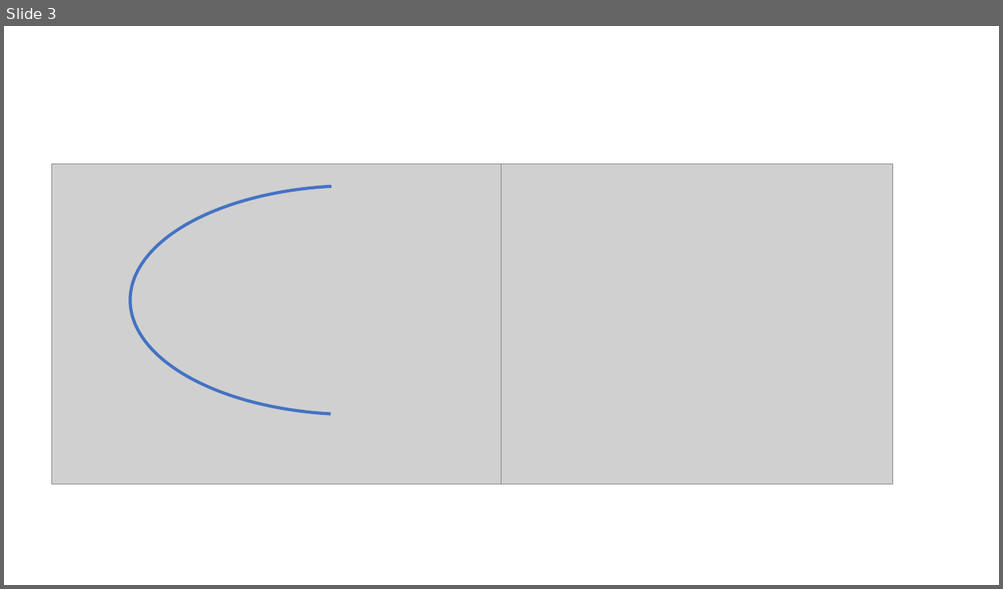
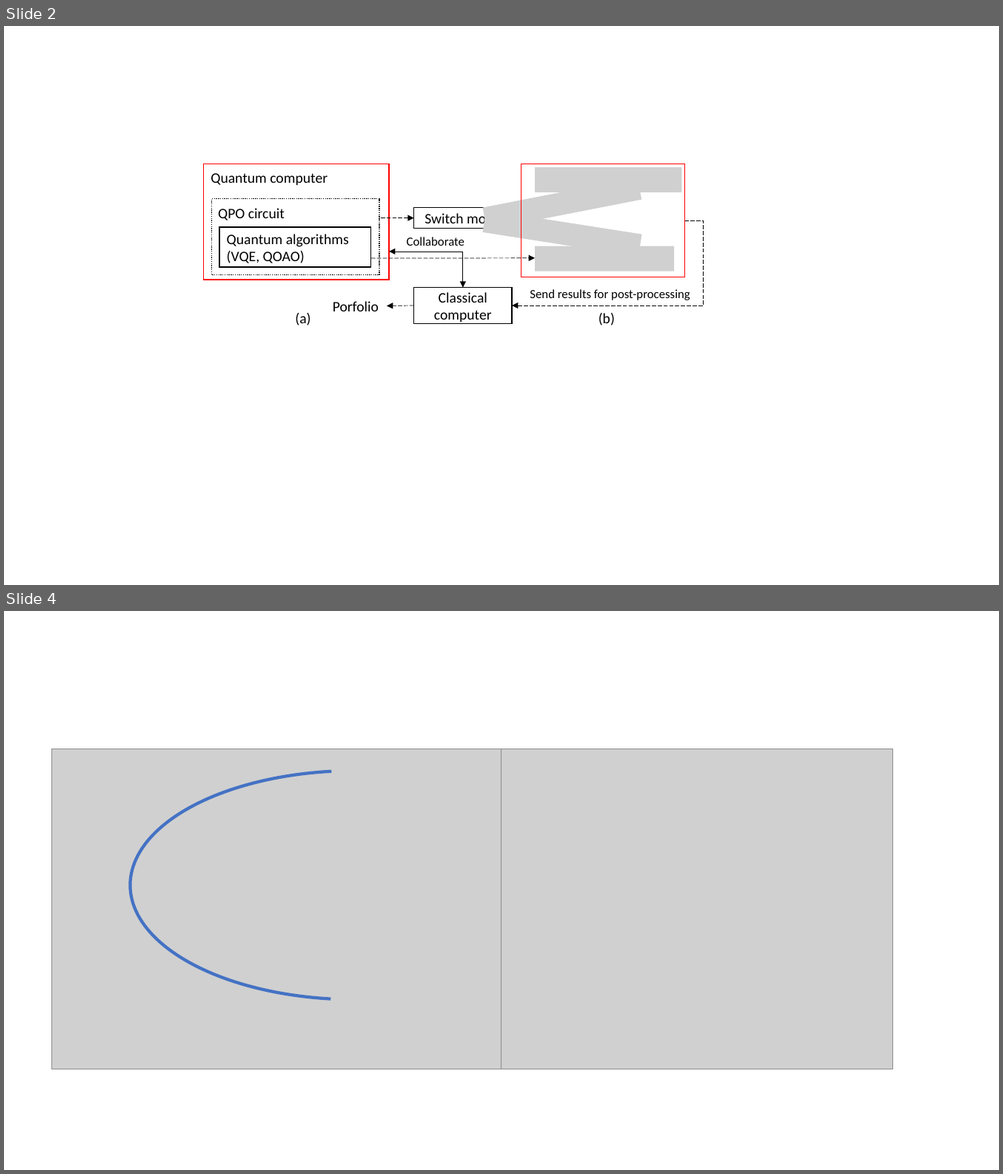
Before and after one commit to tulliavu/QPO, a slide deck: images/Presentation4.pptx. Shown one above the other, each under a label of ours: slide 3 before the commit, slides 2 and 4 after it; the slides between them are not shown. The pictures are 1003x589 and 1003x1174 pixels, drawn with LibreOffice and Linux fonts; fonts in the diff are those of the drawing; grey boxes stand for pictures. Boxes give left, top, right and bottom in pixels: in the first picture for what was removed or moved away, otherwise in the second. Text is boxed around its words. In the diff, an @@ line names an element or a change of style, - is before the commit and + after.

```diff
--- a/images/Presentation4.pptx
+++ b/images/Presentation4.pptx
@@ slide 2 added at (x1=4, y1=26, x2=999, y2=585), background #FFFFFF @@
@@ rectangle added at (x1=203, y1=164, x2=389, y2=281), fill #FFFFFF, outline #FF0000 1 pt @@
@@ text added at (x1=210, y1=173, x2=327, y2=185), 14 pt, text #000000 @@
+Quantum computer
@@ picture added at (x1=482, y1=178, x2=641, y2=230) @@
@@ rectangle added at (x1=521, y1=164, x2=686, y2=278), outline #FF0000 1 pt @@
@@ picture added at (x1=535, y1=168, x2=681, y2=193) @@
@@ rectangle added at (x1=211, y1=199, x2=379, y2=275), fill #FFFFFF, outline #000000 1 pt dashed @@
@@ curved arrow added from (512, 218) to (609, 192), #000000 0.5 pt dashed @@
@@ text added at (x1=218, y1=208, x2=284, y2=221), 14 pt, text #000000 @@
+QPO circuit
@@ arrow added from (381, 218) to (414, 218), #000000 0.5 pt dashed @@
@@ rectangle added at (x1=414, y1=208, x2=512, y2=229), fill #FFFFFF, outline #000000 1 pt, 14 pt, text #000000 @@
+Switch mode
@@ picture added at (x1=482, y1=210, x2=641, y2=257) @@
@@ curved arrow added from (512, 218) to (605, 246), #000000 0.5 pt dashed @@
@@ elbow arrow added from (685, 221) to (512, 306), #000000 0.5 pt dashed @@
@@ rectangle added at (x1=219, y1=227, x2=371, y2=268), fill #FFFFFF, outline #000000 1 pt, 14 pt, text #000000 @@
+Quantum algorithms
+(VQE, QOAO)
@@ text added at (x1=407, y1=237, x2=464, y2=246), 12 pt, text #000000 @@
+Collaborate
@@ picture added at (x1=535, y1=246, x2=674, y2=272) @@
@@ arrow added from (371, 259) to (535, 258), #000000 0.5 pt dashed @@
@@ elbow double arrow added from (389, 252) to (463, 288), #000000 0.5 pt @@
@@ rectangle added at (x1=414, y1=288, x2=512, y2=323), fill #FFFFFF, outline #000000 1 pt, 14 pt, text #000000 @@
+Classical computer
@@ text added at (x1=529, y1=289, x2=690, y2=301), 12 pt, text #000000 @@
+Send results for post-processing
@@ text added at (x1=295, y1=313, x2=310, y2=326), 14 pt, text #000000 @@
+(a)
@@ text added at (x1=333, y1=301, x2=378, y2=312), 14 pt, text #000000 @@
+Porfolio
@@ arrow added from (414, 306) to (387, 306), #000000 0.5 pt dashed @@
@@ text added at (x1=598, y1=313, x2=614, y2=326), 14 pt, text #000000 @@
+(b)
@@ what was slide 3 is now slide 4 @@
```
Also in this commit, not shown: 1 slide changed, 8 other files.
